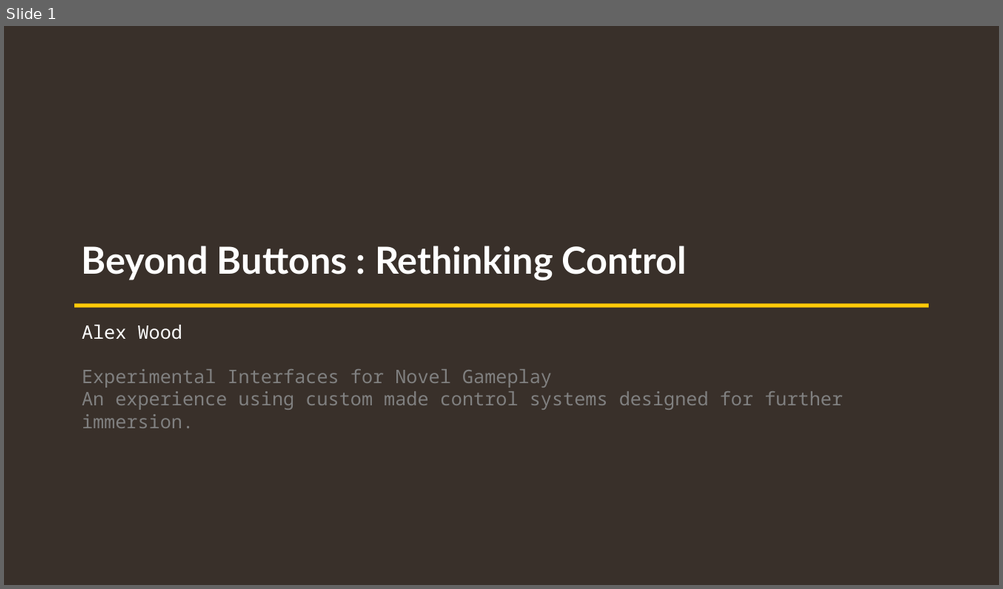
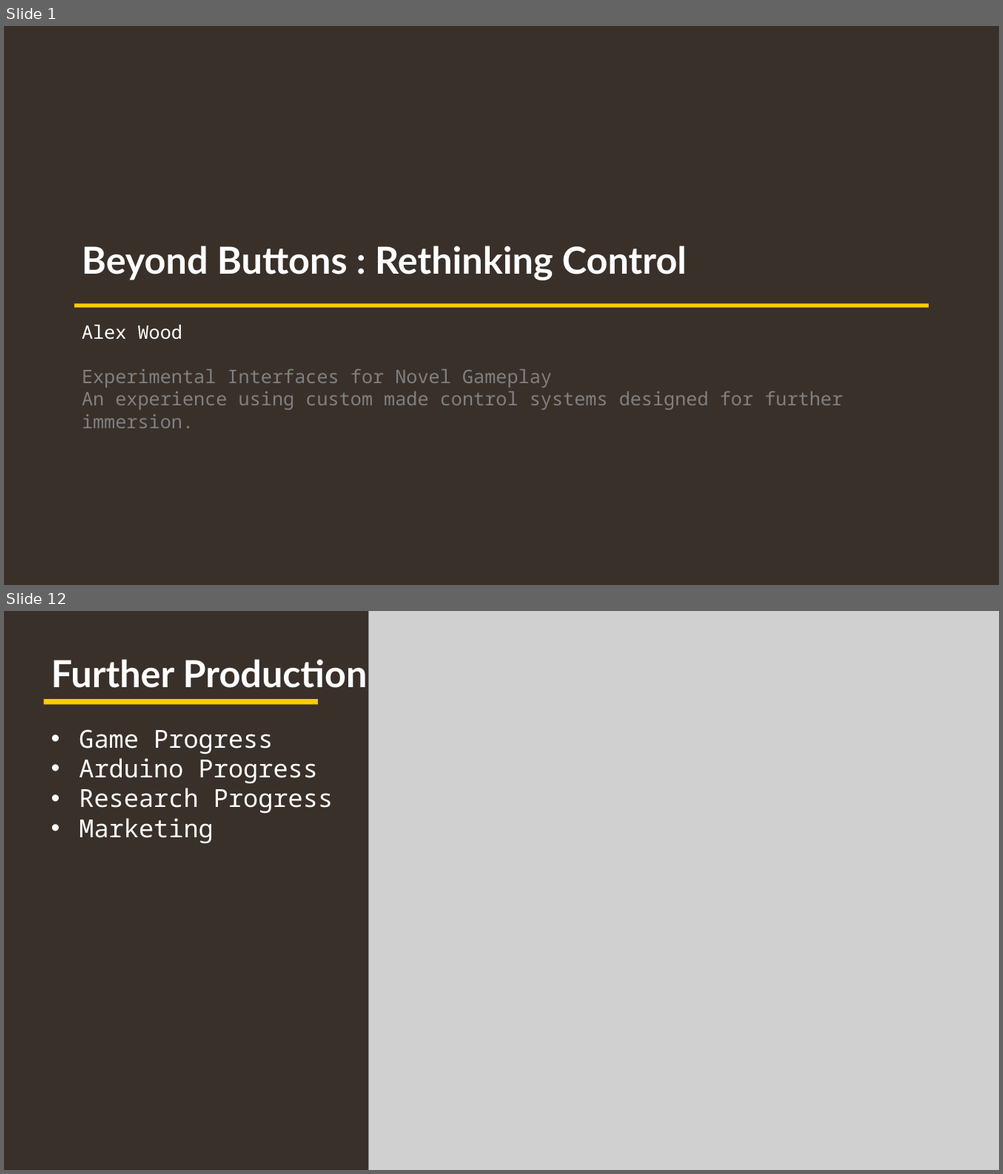
Before and after one commit to Astarrix/Beyond-Buttons, a slide deck: Project/FYP Presentation.pptx. Shown one above the other, each under a label of ours: slide 1 before the commit, slides 1 and 12 after it; the slides between them are not shown. The pictures are 1003x589 and 1003x1174 pixels, drawn with LibreOffice and Linux fonts; fonts in the diff are those of the drawing; grey boxes stand for pictures. Boxes give left, top, right and bottom in pixels: in the first picture for what was removed or moved away, otherwise in the second. Text is boxed around its words. In the diff, an @@ line names an element or a change of style, - is before the commit and + after.

```diff
--- a/Project/FYP Presentation.pptx
+++ b/Project/FYP Presentation.pptx
@@ slide 12 added at (4,611,999,1170), background #39302A @@
@@ picture added at (369,611,999,1170) @@
@@ text added at (51,659,367,688), 36 pt, text #FFFFFF, bold @@
+Further Production
@@ rectangle added at (43,699,317,704), fill #FFCA08 @@
@@ text added at (79,729,333,844), 24 pt, text #FFFFFF @@
+• Game Progress
+• Arduino Progress
+• Research Progress
+• Marketing
```
Also in this commit, not shown: 3 slides changed, 6 other slides added, 44 other files.
